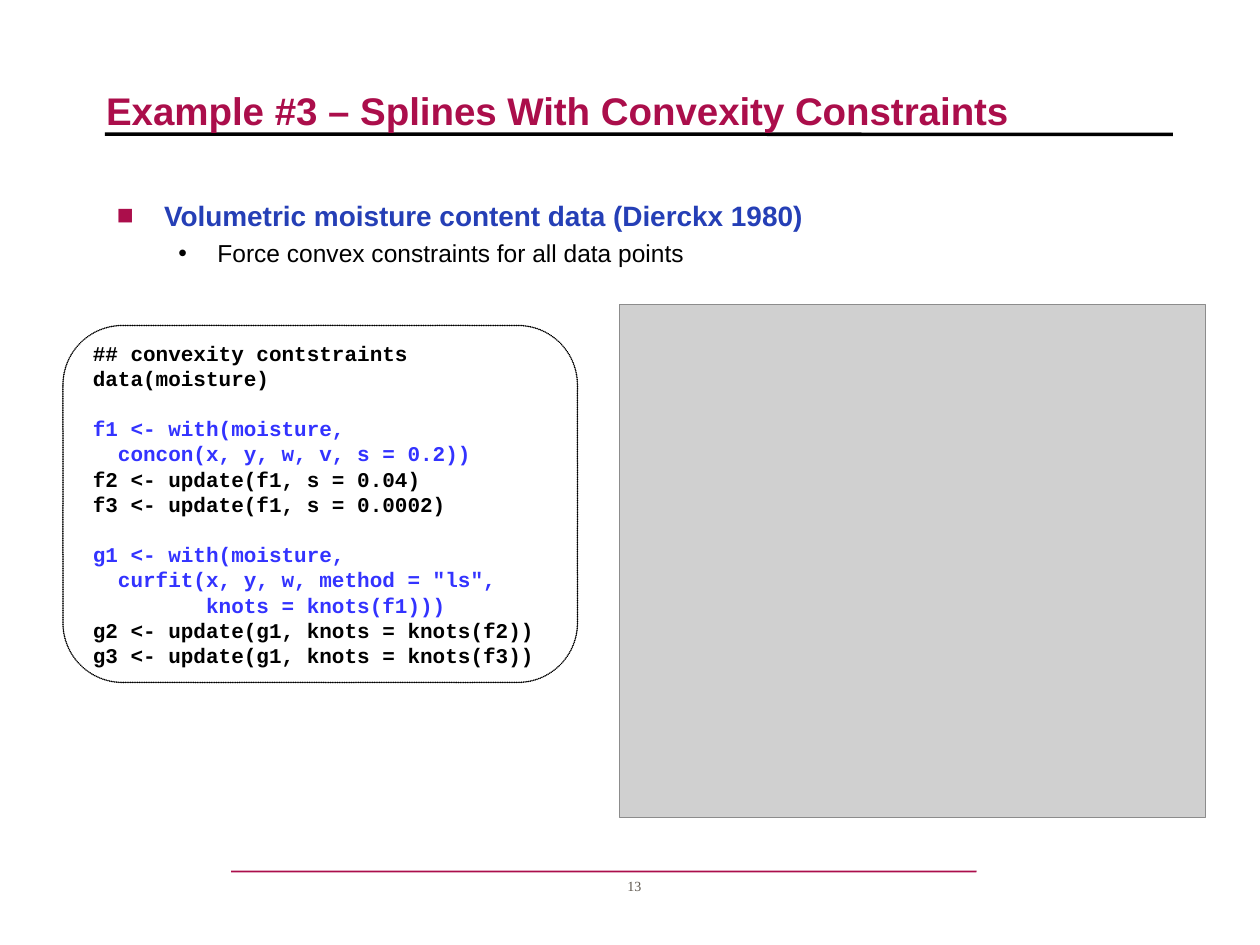
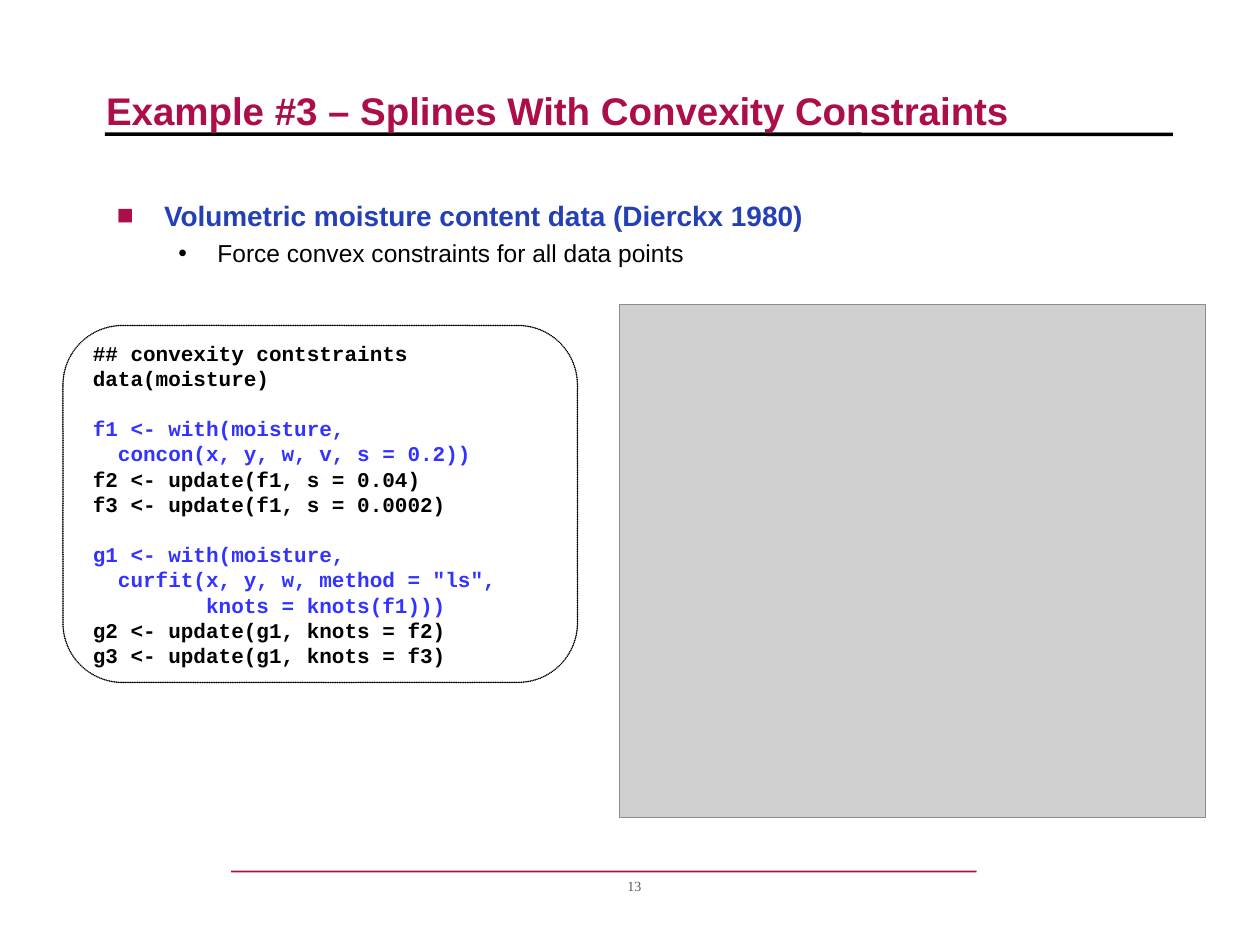
Before and after one commit to r-forge/dierckxspline, a slide deck: slide 13 of pkg/inst/jsm2007/DierckxSpline_JSM2007.ppt. Drawn at 1260x945 pixels with LibreOffice and Linux fonts; fonts in the diff are those of the drawing; grey boxes stand for pictures; background and template pictures are left out. Boxes give left, top, right and bottom in pixels: in the first picture for what was removed or moved away, otherwise in the second. Text is boxed around its words. In the diff, an @@ line names an element or a change of style, - is before the commit and + after.

```diff
--- a/pkg/inst/jsm2007/DierckxSpline_JSM2007.ppt
+++ b/pkg/inst/jsm2007/DierckxSpline_JSM2007.ppt
@@ text in rounded rectangle at <box>93,623,446,668</box>: text changed @@
-g2 <- update(g1, knots = knots(f2))
-g3 <- update(g1, knots = knots(f3))
+g2 <- update(g1, knots = f2)
+g3 <- update(g1, knots = f3)
```
